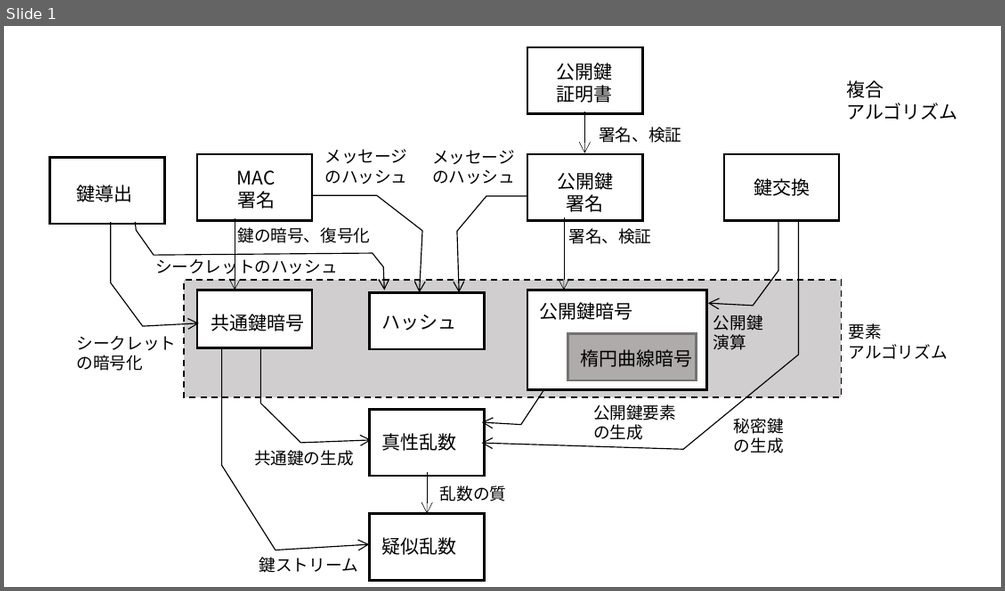
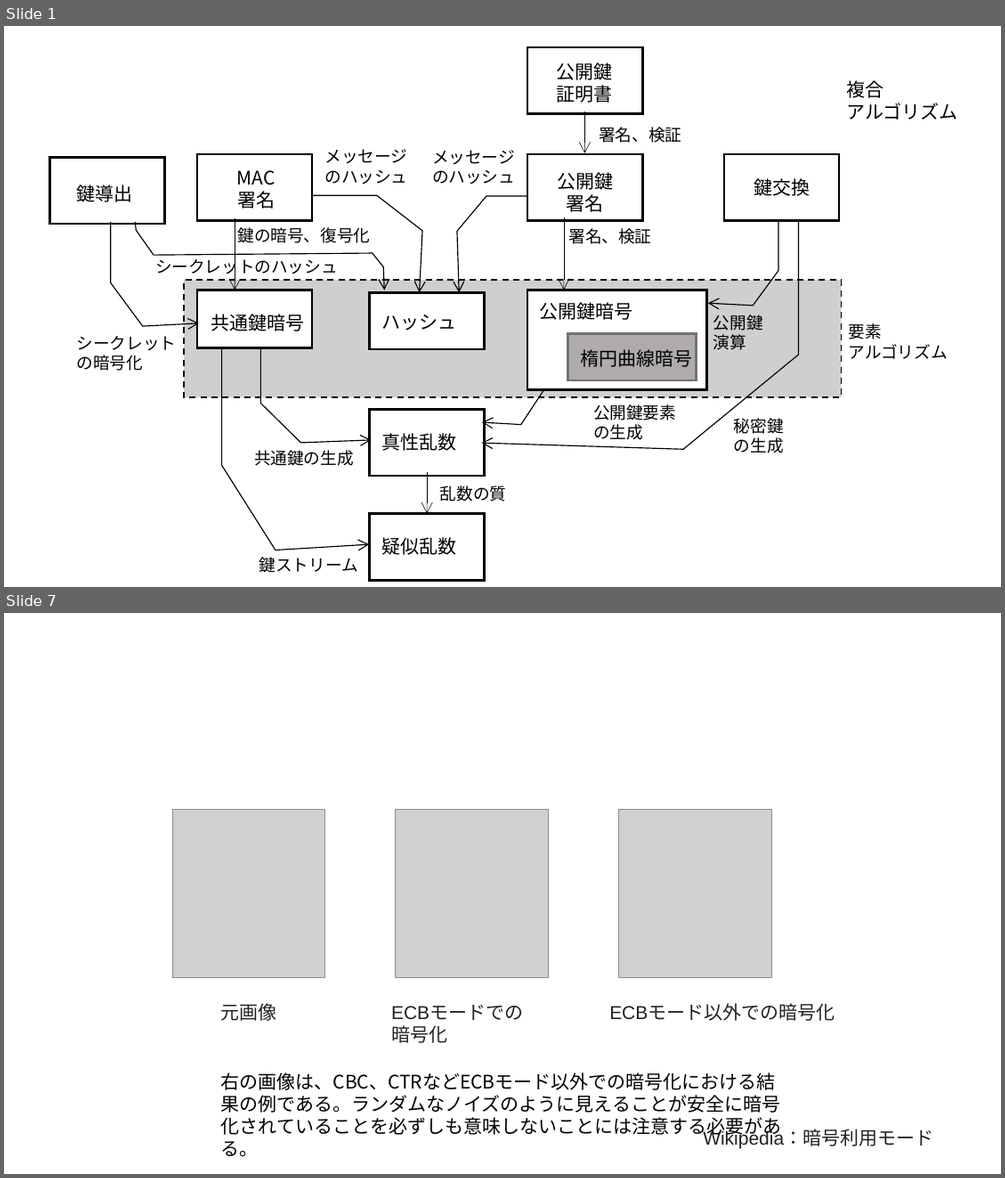
Before and after one commit to kojo1/TLSbook-en, a slide deck: Part1.Technology/Chapter3.Algorithm/Algorithm-fig-jp.pptx. Shown one above the other, each under a label of ours: slide 1 before the commit, slides 1 and 7 after it; the slides between them are not shown. The pictures are 1005x591 and 1005x1178 pixels, drawn with LibreOffice and Linux fonts; fonts in the diff are those of the drawing; grey boxes stand for pictures. Boxes give left, top, right and bottom in pixels: in the first picture for what was removed or moved away, otherwise in the second. Text is boxed around its words. In the diff, an @@ line names an element or a change of style, - is before the commit and + after.

```diff
--- a/Part1.Technology/Chapter3.Algorithm/Algorithm-fig-jp.pptx
+++ b/Part1.Technology/Chapter3.Algorithm/Algorithm-fig-jp.pptx
@@ slide 7 added at [4,613,1001,1174], background #FFFFFF @@
@@ picture added at [172,809,324,977] @@
@@ picture added at [396,809,549,977] @@
@@ picture added at [619,809,771,977] @@
@@ text added at [221,1003,277,1021], 18 pt, text #202122 @@
+元画像
@@ text added at [384,997,549,1022], 18 pt, text #202122 @@
+ECBモードでの暗号化
@@ text added at [609,1004,834,1021], 18 pt, text #202122 @@
+ECBモード以外での暗号化
@@ text added at [221,1072,781,1137], 18 pt, text #000000 @@
+右の画像は、CBC、CTRなどECBモード以外での暗号化における結果の例である。ランダムなノイズのように見えることが安全に暗号化されていることを必ずしも意味しないことには注意する必要がある。
@@ text added at [703,1130,933,1149], 18 pt, text #202122 @@
+Wikipedia：暗号利用モード
```
Also in this commit, not shown: 17 other slides added.
